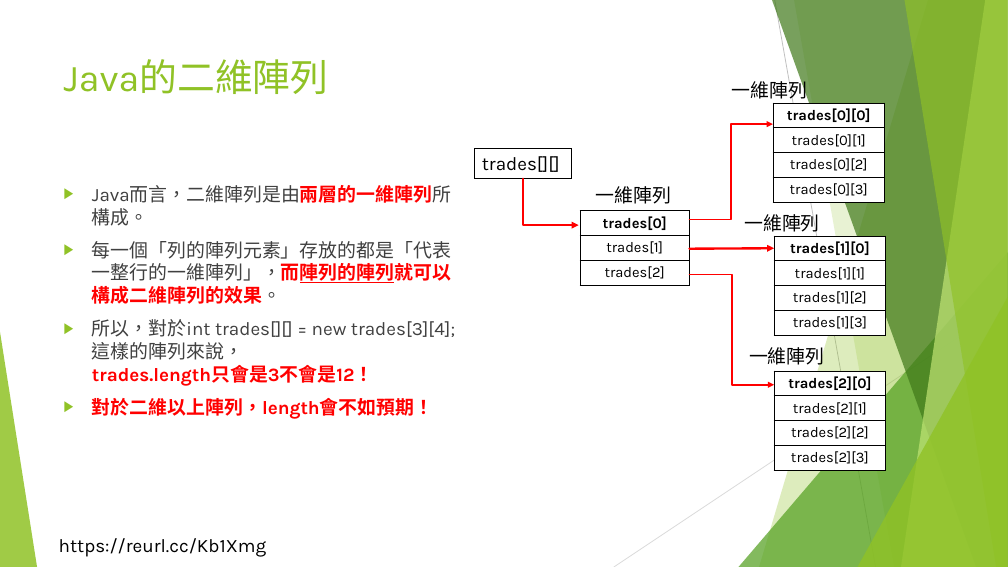
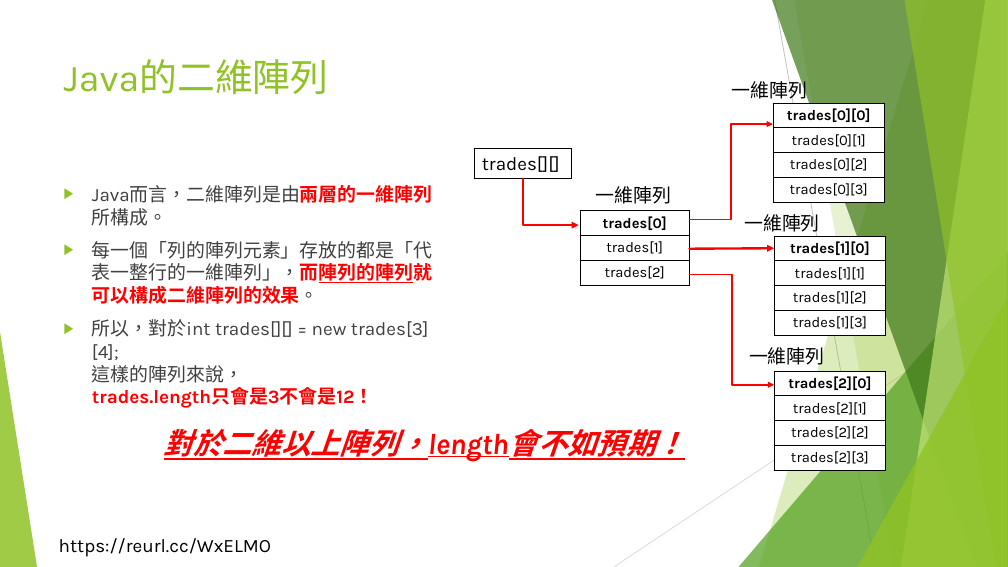
Before and after one commit to liulawsi/My_PPTs, a slide deck: slide 45 of LCC/Java/06_陣列好好用.pptx. Drawn at 1008x567 pixels with LibreOffice and Linux fonts; fonts in the diff are those of the drawing; background and template pictures are left out. Boxes give left, top, right and bottom in pixels: in the first picture for what was removed or moved away, otherwise in the second. Text is boxed around its words. In the diff, an @@ line names an element or a change of style, - is before the commit and + after.

```diff
--- a/LCC/Java/06_陣列好好用.pptx
+++ b/LCC/Java/06_陣列好好用.pptx
@@ text at (92, 398, 433, 419): paragraph removed @@
-▶ 對於二維以上陣列，length會不如預期！
@@ text added at (164, 429, 428, 460), 28 pt, text #FF0000, bold, italic, underline @@
+對於二維以上陣列，length會不如預期！
@@ text at (59, 538, 271, 557): text changed @@
-https://reurl.cc/Kb1Xmg
+https://reurl.cc/WxELMO
```
Also in this commit, not shown: 61 other slides changed, 5 slides added, 53 other files.
